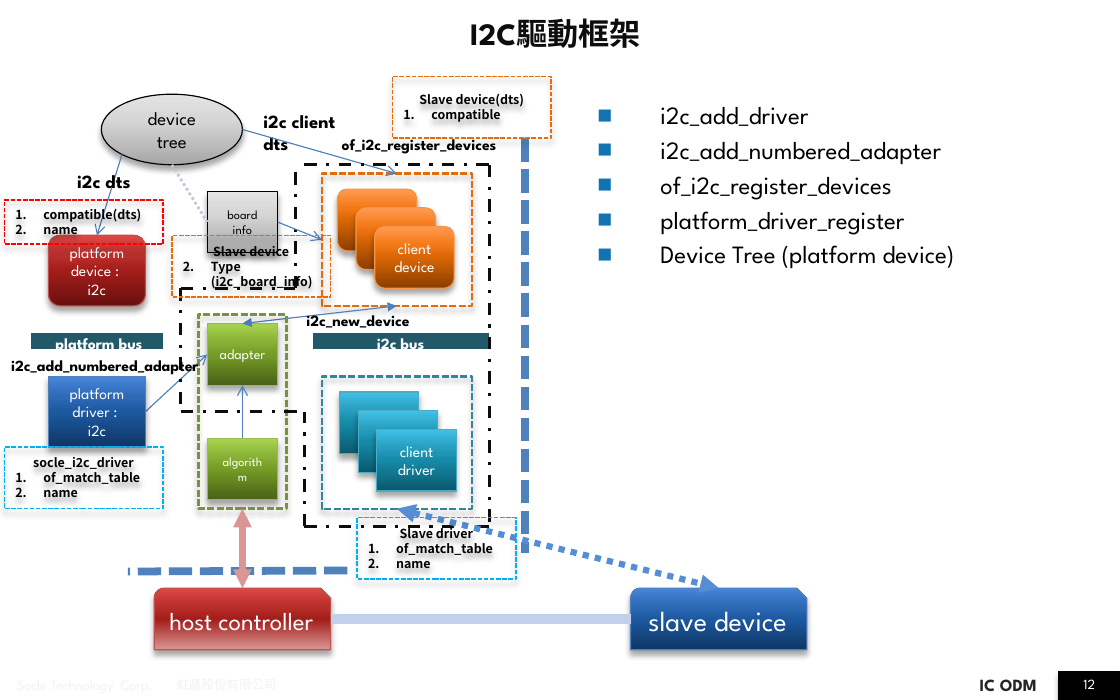
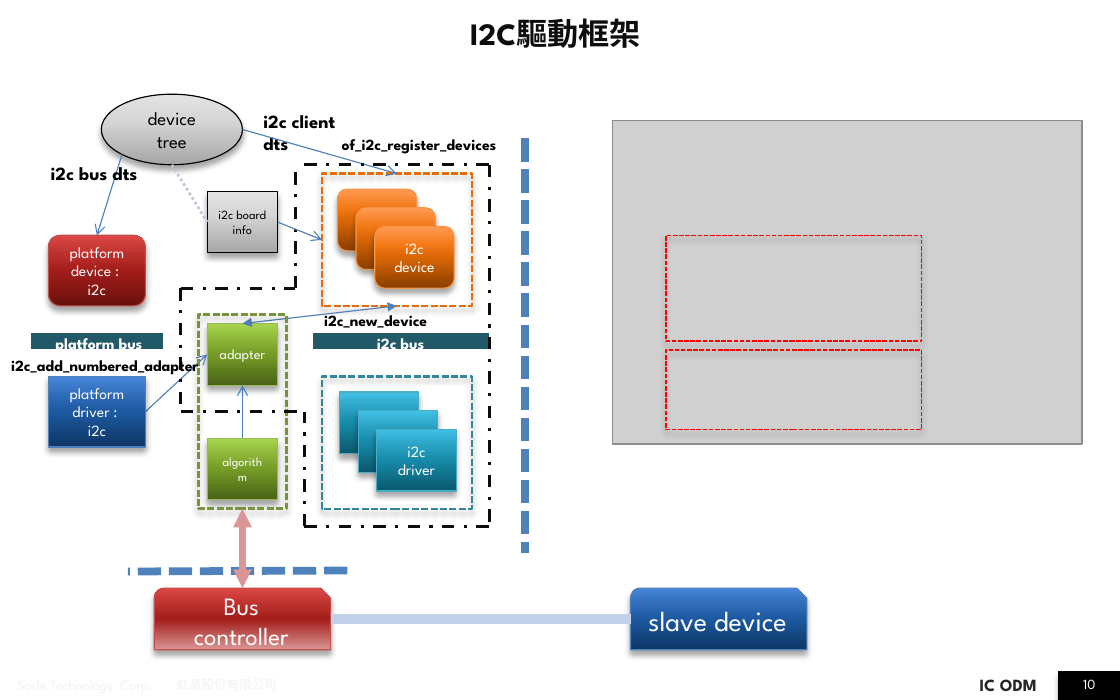
Before and after one commit to JomaskTsai/ppt_linux, a slide deck: slide 10 of i2c_report_ben.pptx (slide 12 before the commit). Drawn at 1120x700 pixels with LibreOffice and Linux fonts; fonts in the diff are those of the drawing; grey boxes stand for pictures; background and template pictures are left out. Boxes give left, top, right and bottom in pixels: in the first picture for what was removed or moved away, otherwise in the second. Text is boxed around its words. In the diff, an @@ line names an element or a change of style, - is before the commit and + after.

```diff
--- a/i2c_report_ben.pptx
+++ b/i2c_report_ben.pptx
@@ rectangle removed at [392,76,551,138] @@
-Slave device(dts)
-1. compatible
@@ text removed at [660,107,955,269] @@
-■ i2c_add_driver
-■ i2c_add_numbered_adapter
-■ of_i2c_register_devices
-■ platform_driver_register
-■ Device Tree (platform device)
@@ picture added at [613,121,1082,445] @@
@@ text at [51,161,137,187]: text changed @@
-i2c dts
+i2c bus dts
@@ rectangle removed at [4,200,164,244] @@
-1. compatible(dts)
-2. name
@@ rectangle removed at [172,235,332,297] @@
-Slave device
-2. Type (i2c_board_info)
@@ text in rectangle at [218,210,266,234]: text changed @@
-board info
+i2c board info
@@ rectangle added at [665,235,921,340], outline #FF0000 1 pt dashed @@
@@ text in rounded rectangle at [394,243,434,272]: text changed @@
-client device
+i2c device
@@ text "i2c_new_device": place and size @@
-text "i2c_new_device" at [306,311,409,328]
+text "i2c_new_device" at [324,311,427,328]
@@ rectangle added at [665,349,921,429], outline #FF0000 1 pt dashed @@
@@ rectangle removed at [4,447,164,508] @@
-socle_i2c_driver
-1. of_match_table
-2. name
@@ text in rectangle at [398,446,435,475]: text changed @@
-client driver
+i2c driver
@@ double arrow removed from (396, 508) to (719, 588) @@
@@ rectangle removed at [357,517,516,579] @@
-Slave driver
-1. of_match_table
-2. name
@@ text in snip round rect at [194,598,289,653]: text changed @@
-host controller
+Bus
+controller
@@ page number at [1083,679,1095,689]: text changed @@
-12
+10
```
Also in this commit, not shown: 15 other slides changed, 1 slide removed.
